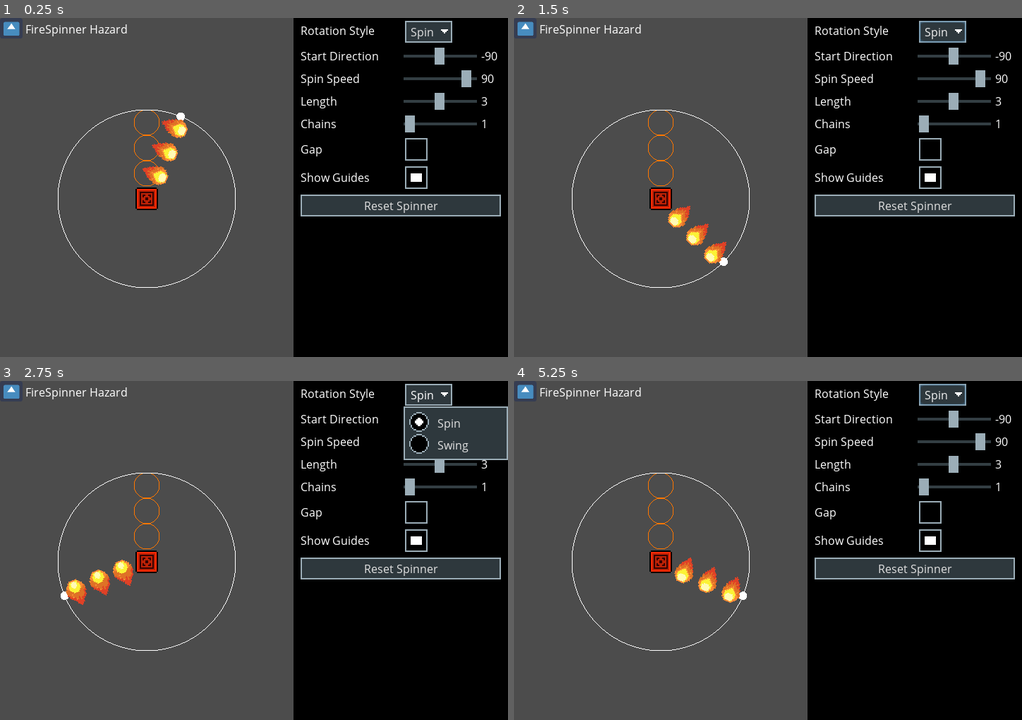
Above: before the commit, frames 1-4 (two rows, left to right).
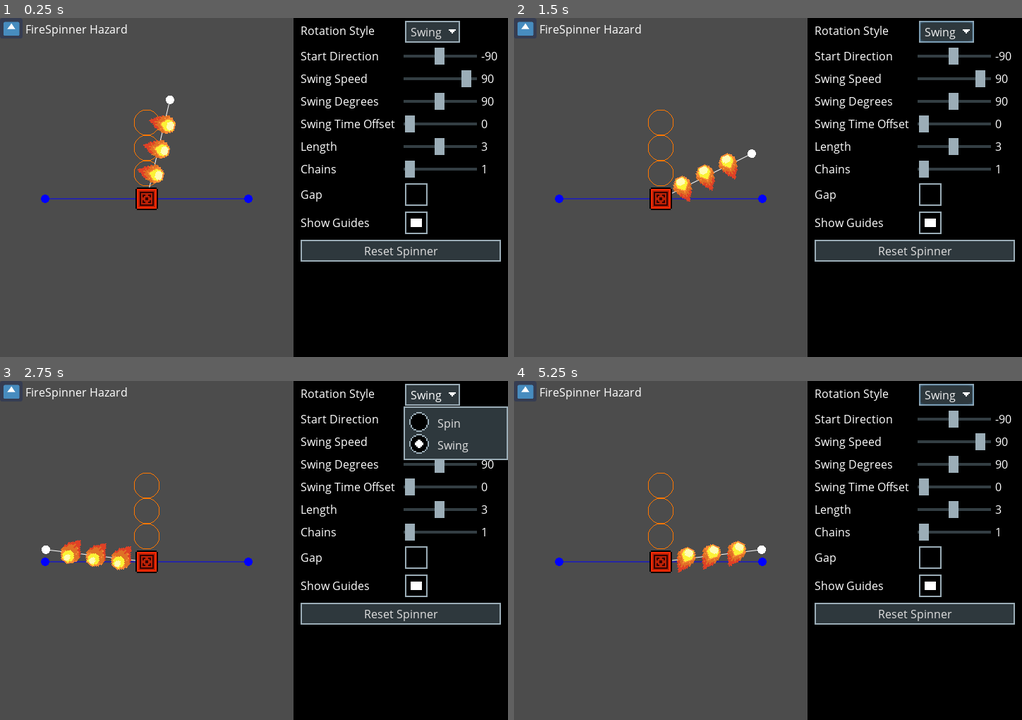
Above: after the commit, the same moments.

Repository: richardnheck/godot-2d-platformer-firespinner-hazard
Game: Godot game, scene res://Demo.tscn
Same seed, same stepped clock (60 frames per second), same inputs: the game is played once before the commit and once after it. The engine's default icon, where the game draws it, is replaced by a stand-in: a white triangle on a blue panel in a dark square.
Inputs (mouse positions are in pixels of both pictures, inside the frame that each line leads up to; where the layout moved, square brackets give the same spot in the first picture):
- Up to frame 1 (0.25 s): no input
- Up to frame 2 (1.5 s): click "Spin" (after the commit: "Swing") at 0.5 s; click (930, 194) [930, 150] at 1.25 s
- Up to frame 3 (2.75 s): click "Spin" (after the commit: "Swing") at 2 s
- Up to frame 4 (5.25 s): click (930, 557) [930, 513] at 2.75 s; click "Spin" (after the commit: "Swing") at 3.5 s; click (930, 557) [930, 513] at 4.25 s

The runs differ from the first frame. In frame 1, 8.4% of the frame differs, in the area x 8-99%, y 0-80%; in frame 2, 8.8%; in frame 3, 8.8%; in frame 4, 8.7%.

Commit message:
Fixed infinite loop bug when calculating swing time offsets

Diff:
--- a/Demo.tscn
+++ b/Demo.tscn
@@ -10,7 +10,6 @@
 
 [node name="FireBallSpinner" parent="." instance=ExtResource( 1 )]
 position = Vector2( 104, 128 )
-rotation_style = 0
 start_direction = -90
 show_editor_guides = true
 
@@ -191,7 +190,7 @@
 margin_bottom = 12.0
 rect_min_size = Vector2( 50, 0 )
 max_value = 10.0
-step = 0.5
+step = 0.1
 
 [node name="ValueLabel" type="Label" parent="CanvasLayer/GUI/VBoxContainer/SwingTimeOffset"]
 margin_left = 128.0
--- a/FireSpinner/FireBallSpinner.gd
+++ b/FireSpinner/FireBallSpinner.gd
@@ -504,6 +504,7 @@
 	var number_of_degrees = abs(swing_speed) * swing_time_offset
 
 	var degrees_left = number_of_degrees
+
 	var offset_degrees = 0
 
 	# if swing_speed > 0 (positive) then swing starts rotating clockwise
@@ -511,15 +512,22 @@
 	# the opposite direction so the offset swing is behind the normal swing
 	var offset_sign = -1 if swing_speed > 0 else 1
 
-	var i = 0
 	# Loop through the number of degrees to determine the starting offset of the swing cycle as well as the starting direction of rotation
 	while degrees_left > 0:
 		var exceeded_boundary_anticlockwise = offset_sign == -1 and offset_degrees - degrees_left < -swing_degrees
 		var exceeded_boundary_clockwise = offset_sign == 1 and (offset_degrees + degrees_left > swing_degrees)
 
 		if exceeded_boundary_anticlockwise or exceeded_boundary_clockwise:
-			# angle offset has reached swing boundary range
-			var delta = swing_degrees - offset_degrees
+			var delta = 0
+			if offset_degrees == 0:
+				# Offset has moved from the start point at the centre of the swing to the boundary
+				# So offset has moved half a full swing cycle i.e swing_degrees
+				delta = swing_degrees
+			else:
+				# Offset has moved from one boundary to the next
+				# So offset has moved a full swing cycle i.e swing_degrees * 2
+				delta = swing_degrees * 2
+
 			offset_degrees += delta * offset_sign		# account for direction
 			degrees_left -= abs(delta)
 			offset_sign *= -1   	# change direction since boundary reached
@@ -527,13 +535,6 @@
 			# angle offset is within the within swing boundary range
 			offset_degrees += degrees_left * offset_sign  # -1 because time offset delays time to reach start so need to rotate offset in opposite direction
 			degrees_left = 0
-
-		i += 1
-		print("degrees_left", degrees_left)
-		# Safe check to prevent infinite loops
-		if i > 100:
-			break
-			print("i > 100")
 
 	swing_time_offset_degrees = offset_degrees
 
